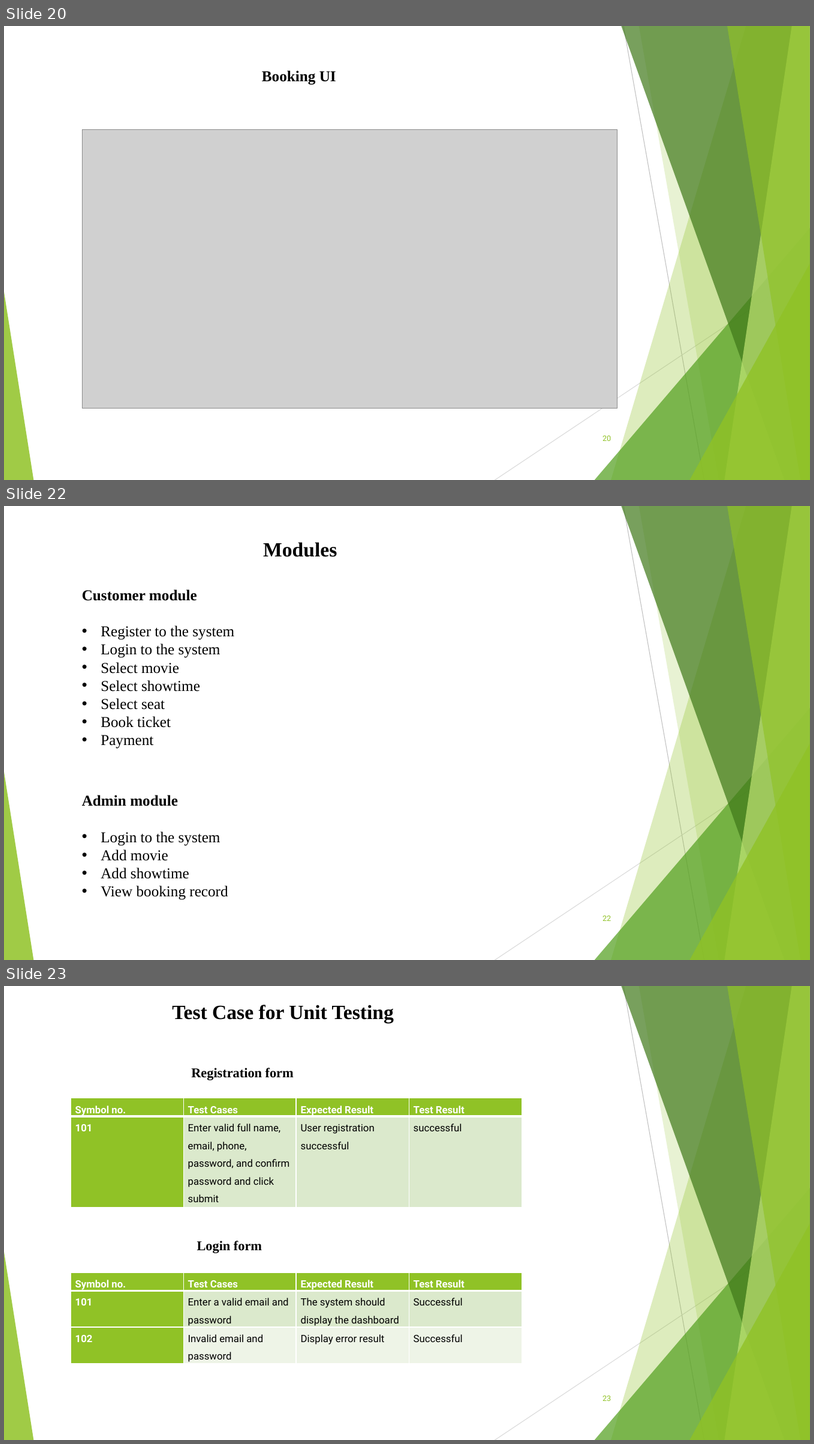
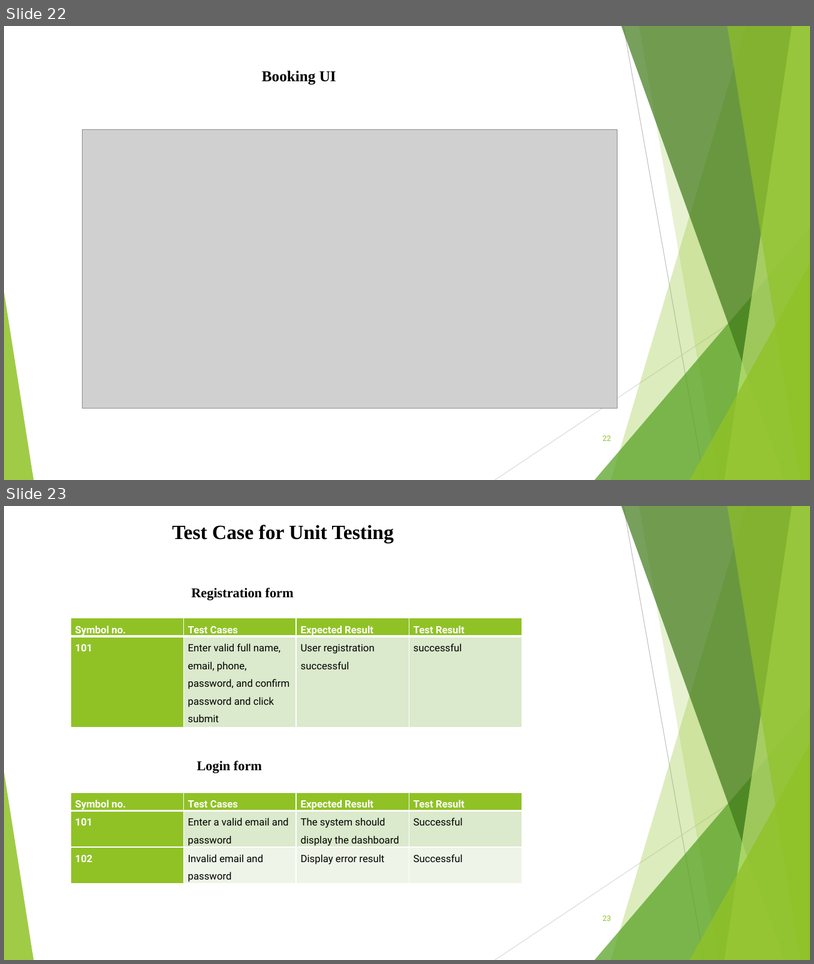
Before and after one commit to nepal4972/Movie_Ticket_Booking_SixthSemProject, a slide deck: documentation/MTB.pptx. Shown one above the other, each under a label of ours: slides 20, 22 and 23 before the commit, slides 22 and 23 after it; the slides between them are not shown. The pictures are 814x1444 and 814x964 pixels, drawn with LibreOffice and Linux fonts; fonts in the diff are those of the drawing; grey boxes stand for pictures. Boxes give left, top, right and bottom in pixels: in the first picture for what was removed or moved away, otherwise in the second. Text is boxed around its words. In the diff, an @@ line names an element or a change of style, - is before the commit and + after.

```diff
--- a/documentation/MTB.pptx
+++ b/documentation/MTB.pptx
@@ slide 22 removed at [4,506,810,960], background #FFFFFF; not listed: 10 template elements that a slide beside it also shows @@
@@ text removed at [82,542,337,900] @@
-Modules
-Customer module
-• Register to the system
-• Login to the system
-• Select movie
-• Select showtime
-• Select seat
-• Book ticket
-• Payment
-Admin module
-• Login to the system
-• Add movie
-• Add showtime
-• View booking record
@@ page number removed at [603,915,611,921] @@
-22
@@ what was slide 20 is now slide 22 @@
@@ page number at [603,435,611,441]: text changed @@
-20
+22
```
Also in this commit, not shown: 7 slides changed, 6 slides added, 4 other slides removed, 5 other files.
